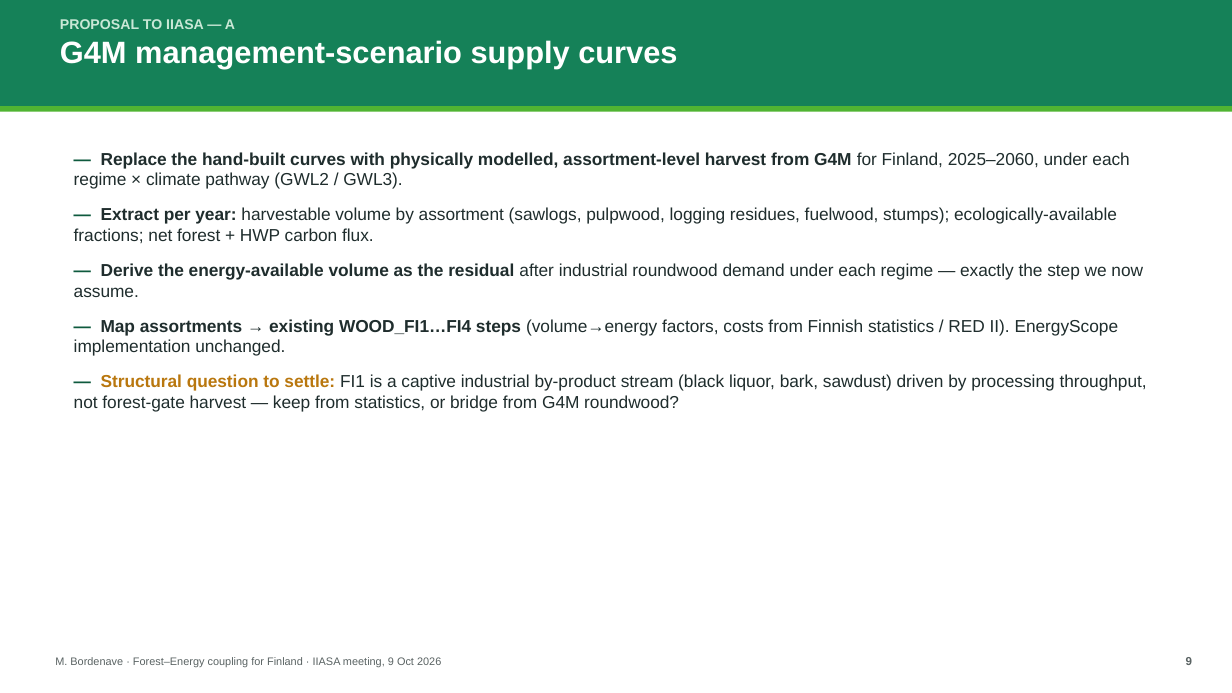
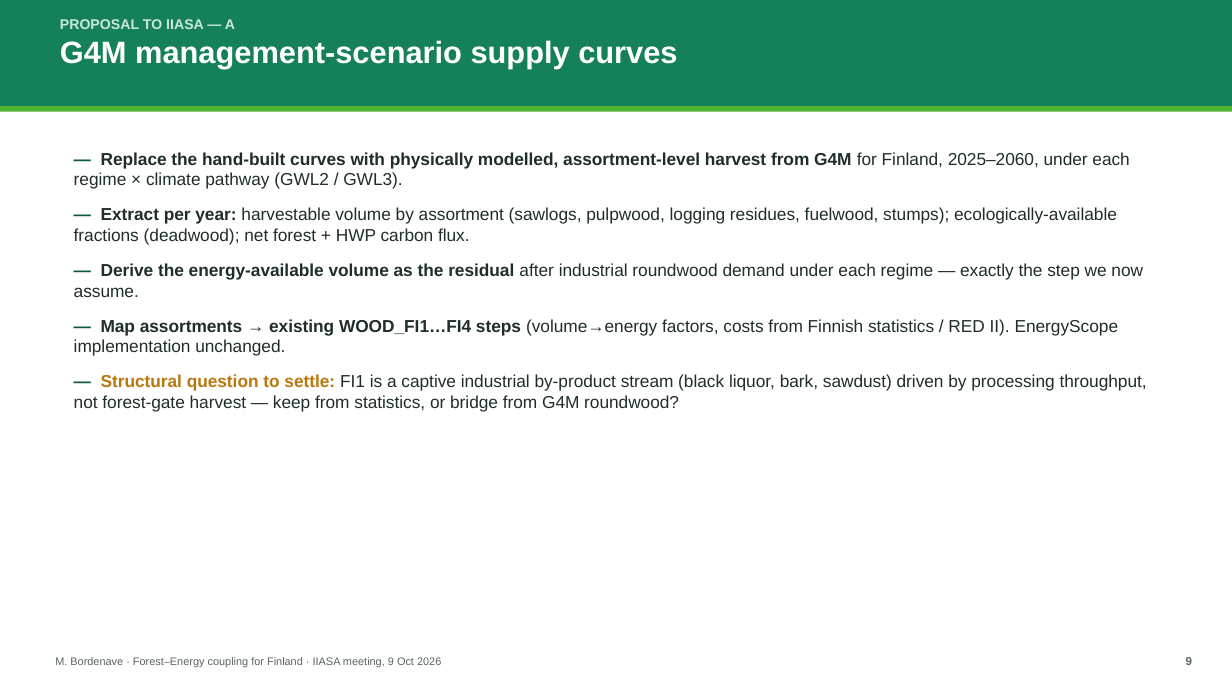
Before and after one commit to Mathnovchina/EnergyScope_multi_cells, a slide deck: slide 10 of Docs/Finland_forest_IIASA_meeting_2026-10-09.pptx. Drawn at 1232x693 pixels with LibreOffice and Linux fonts; fonts in the diff are those of the drawing. Boxes give left, top, right and bottom in pixels: in the first picture for what was removed or moved away, otherwise in the second. Text is boxed around its words. In the diff, an @@ line names an element or a change of style, - is before the commit and + after.

```diff
--- a/Docs/Finland_forest_IIASA_meeting_2026-10-09.pptx
+++ b/Docs/Finland_forest_IIASA_meeting_2026-10-09.pptx
@@ text at [74,207,1117,245]: text changed @@
-— Extract per year: harvestable volume by assortment (sawlogs, pulpwood, logging residues, fuelwood, stumps); ecologically-available fractions; net forest + HWP carbon flux.
+— Extract per year: harvestable volume by assortment (sawlogs, pulpwood, logging residues, fuelwood, stumps); ecologically-available fractions (deadwood); net forest + HWP carbon flux.
```
Also in this commit, not shown: 1 other slide changed, 2 slides removed, 28 other files.
